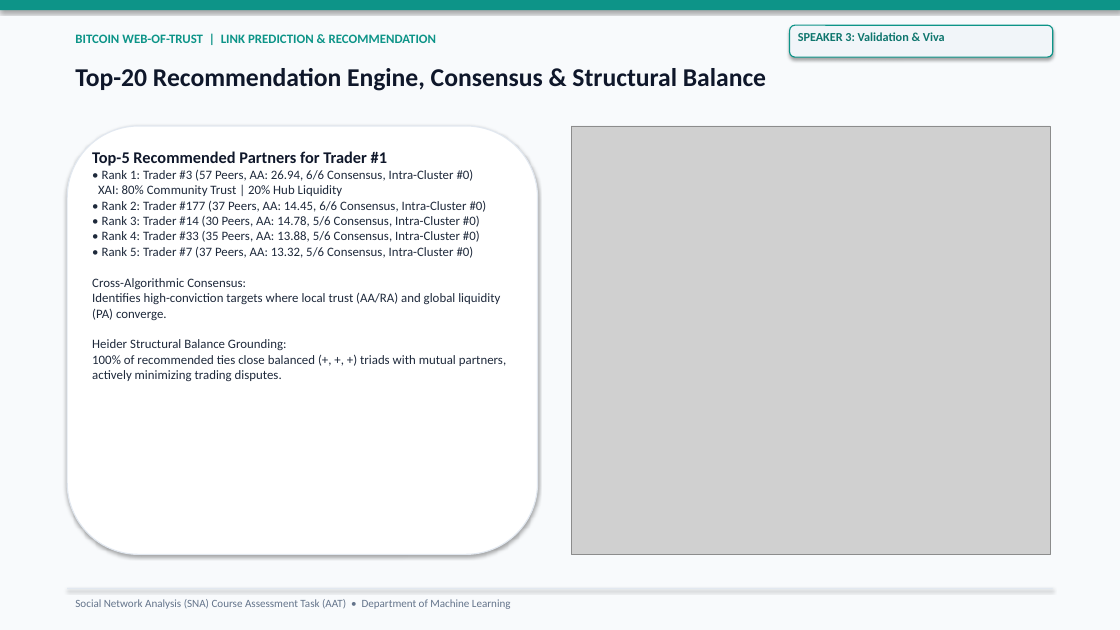
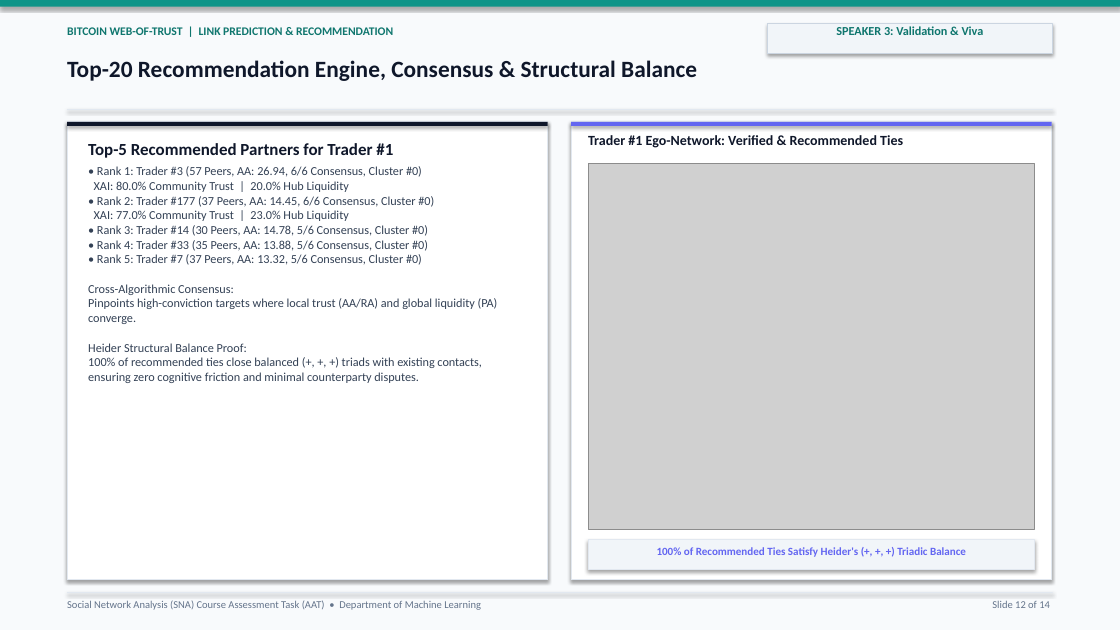
Before and after one commit to Lion4467cat/bitcoin-trust-link-prediction, a slide deck: slide 12 of slides/link_prediction_presentation.pptx. Drawn at 1120x630 pixels with LibreOffice and Linux fonts; fonts in the diff are those of the drawing; grey boxes stand for pictures. Boxes give left, top, right and bottom in pixels: in the first picture for what was removed or moved away, otherwise in the second. Text is boxed around its words. In the diff, an @@ line names an element or a change of style, - is before the commit and + after.

Commit message:
feat(ui,deck,report): overhaul side-by-side suite, light-theme 14-slide deck & publication report
- Overhaul Side-by-Side view in src/serve.py into a 3-mode interactive suite (Table+Live Graph, Trader Head-to-Head, Model vs Model) with zero canvas collapse and smooth Vis.js focus
- Redesign all 14 slides in slides/build_link_prediction_deck.py into a crisp enterprise light aesthetic (#F8FAFC) with framed figures, unclipped single-line titles, and 16/16 test tally
- Rebalance 8-page academic report in reports/build_link_prediction_report.py with sociological literature matrix, Min-Max ensemble scaling proof, metric invariants table, and fixed Unicode glyphs
- Re-export high-resolution link_prediction_precision_at_k.png with unclipped title
- All 16 unit and integration tests passing

```diff
--- a/slides/link_prediction_presentation.pptx
+++ b/slides/link_prediction_presentation.pptx
@@ text "BITCOIN WEB-OF-TRUST | LINK PREDICTION ..." at [67,27,393,35]: size 11 to 10 pt, text colour #0D9488 to #0F766E @@
@@ text "SPEAKER 3: Validation & Viva": place and size @@
-text "SPEAKER 3: Validation & Viva" at [798,32,945,41]
+text "SPEAKER 3: Validation & Viva" at [836,26,984,35]
@@ text "SPEAKER 3: Validation & Viva" at [836,26,984,35]: alignment left to centre @@
@@ rectangle: place and size @@
-rectangle at [790,25,1053,57]
+rectangle at [767,24,1053,54]
@@ rectangle at [767,24,1053,54]: rounded rectangle to rectangle; outline #0D9488 1 pt to #CBD5E1 0.75 pt @@
@@ text "Top-20 Recommendation Engine, Consensus & ..." at [67,60,697,81]: size 22 to 20 pt @@
@@ rectangle: place and size @@
-rectangle at [67,588,1053,589]
+rectangle at [67,109,1053,110]
@@ rectangle: place and size @@
-rectangle at [67,126,538,555]
+rectangle at [67,122,548,580]
@@ rectangle at [67,122,548,580]: rounded rectangle to rectangle @@
@@ rectangle added at [67,122,548,126], fill #0F172A @@
@@ text at [88,143,393,158]: size 14 to 14.5 pt in "Top-5 Recommended Partners for Trader #1" @@
@@ rectangle added at [571,122,1052,580], fill #FFFFFF, outline #E2E8F0 1 pt @@
@@ rectangle added at [571,122,1052,126], fill #6366F1 @@
@@ text added at [588,135,903,148], 12 pt, text #0F172A, bold @@
+Trader #1 Ego-Network: Verified & Recommended Ties
@@ text at [88,166,498,383]: text changed; size 11 to 10.5 pt; text colour #1E293B to #334155 @@
-• Rank 1: Trader #3 (57 Peers, AA: 26.94, 6/6 Consensus, Intra-Cluster #0)
-XAI: 80% Community Trust | 20% Hub Liquidity
-• Rank 2: Trader #177 (37 Peers, AA: 14.45, 6/6 Consensus, Intra-Cluster #0)
-• Rank 3: Trader #14 (30 Peers, AA: 14.78, 5/6 Consensus, Intra-Cluster #0)
-• Rank 4: Trader #33 (35 Peers, AA: 13.88, 5/6 Consensus, Intra-Cluster #0)
-• Rank 5: Trader #7 (37 Peers, AA: 13.32, 5/6 Consensus, Intra-Cluster #0)
-Cross-Algorithmic Consensus:
-Identifies high-conviction targets where local trust (AA/RA) and global liquidity (PA) converge.
-Heider Structural Balance Grounding:
-100% of recommended ties close balanced (+, +, +) triads with mutual partners, actively minimizing trading disputes.
+• Rank 1: Trader #3 (57 Peers, AA: 26.94, 6/6 Consensus, Cluster #0)
+XAI: 80.0% Community Trust | 20.0% Hub Liquidity
+• Rank 2: Trader #177 (37 Peers, AA: 14.45, 6/6 Consensus, Cluster #0)
+XAI: 77.0% Community Trust | 23.0% Hub Liquidity
+• Rank 3: Trader #14 (30 Peers, AA: 14.78, 5/6 Consensus, Cluster #0)
+• Rank 4: Trader #33 (35 Peers, AA: 13.88, 5/6 Consensus, Cluster #0)
+• Rank 5: Trader #7 (37 Peers, AA: 13.32, 5/6 Consensus, Cluster #0)
+Cross-Algorithmic Consensus:
+Pinpoints high-conviction targets where local trust (AA/RA) and global liquidity (PA) converge.
+Heider Structural Balance Proof:
+100% of recommended ties close balanced (+, +, +) triads with existing contacts, ensuring zero cognitive friction and minimal counterparty disputes.
@@ picture: place and size @@
-picture at [571,126,1050,555]
+picture at [588,164,1035,529]
@@ rectangle added at [588,539,1035,570], fill #F1F5F9, outline #E2E8F0 0.75 pt @@
@@ text added at [657,547,966,557], 9.5 pt, text #6366F1, bold @@
+100% of Recommended Ties Satisfy Heider's (+, +, +) Triadic Balance
@@ text "Social Network Analysis (SNA) Course ..." at [67,600,481,610]: size 9.5 to 9 pt @@
@@ rectangle added at [67,592,1053,593], fill #E2E8F0 @@
@@ text added at [992,601,1050,608], 9 pt, text #64748B @@
+Slide 12 of 14
```
Also in this commit, not shown: 13 other slides changed, 12 other files.
